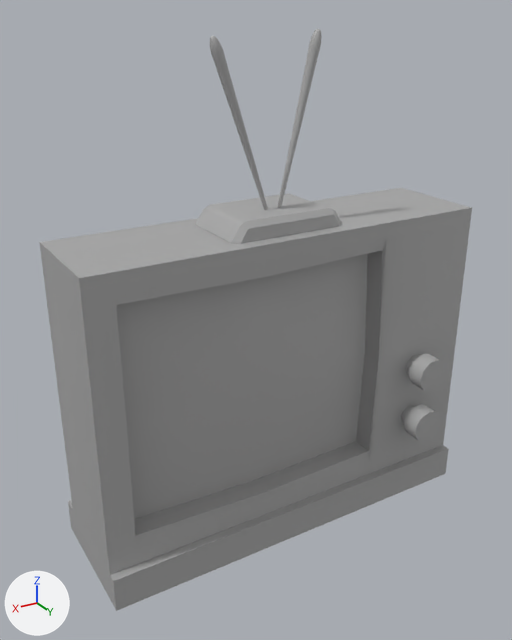
The FBX model Assets/Models/crt tv.fbx: old version first, new version second.
Camera for both pictures: a 50 mm lens placed at (2.548, -0.854, 1.084), pointed at (1.993, -1.779, 0.622). The axes (+X, +Y, +Z) are drawn at lower left. The lights are the same throughout. Where no turn or scale is listed for an object, it has been applied to the vertices. Vertices at the same position are counted once.
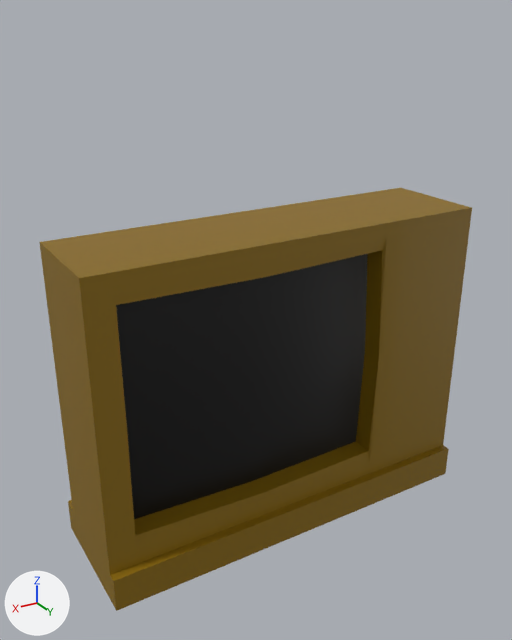
The newer file is also turned or shifted as a whole; pictures and numbers use the older file's frame.

What the commit changed:
Material 'lambert18' (mat_lambert18) is new.
Its base color is (0.254, 0.144, 0.0) (yellow #8a6a00).
Material 'lambert13' (mat_lambert13) is new.
Its base color is (0.0, 0.0, 0.0) (black #000000).
me_mesh has 131 vertices, 110 faces and spans x -0.395..0.26, y -0.213..0.171, z -0.282..0.227.
me_mesh is used by ob_pcube78; location (2.059, -1.801, 0.57).
me_mesh part 1: 83 of the faces centred in x -0.395..0.26, y -0.213..0.171, z -0.282..0.227 switch from mat_standardsurface1 (grey #aaaaaa) to mat_lambert18 (yellow #8a6a00).
me_mesh part 2: all 4 faces centred in x -0.108..0.108, y 0.131..0.133, z -0.091..0.091 switch from mat_standardsurface1 (grey #aaaaaa) to mat_lambert13 (black #000000).
Object 'pCylinder65' (ob_pcylinder65) is deleted.
Object 'pCube83' (ob_pcube83) is deleted.
Object 'pSphere56' (ob_psphere56) is deleted.
Object 'pSphere57' (ob_psphere57) is deleted.
Object 'pCylinder66' (ob_pcylinder66) is deleted.

Where the change shows, as pixel boxes [x1, y1, x2, y2] in the pictures (512 x 640 px):
'pCube83', deleted: before [195, 193, 342, 244]
'pSphere56', deleted: before [210, 36, 268, 210]
'pSphere57', deleted: before [278, 29, 322, 208]
'pCylinder65', deleted: before [406, 354, 447, 392]
'pCylinder66', deleted: before [401, 404, 441, 442]
part 1 of me_mesh, recoloured: [39, 188, 472, 611] in both
part 2 of me_mesh, recoloured (grey to black): [116, 254, 368, 519] in both
